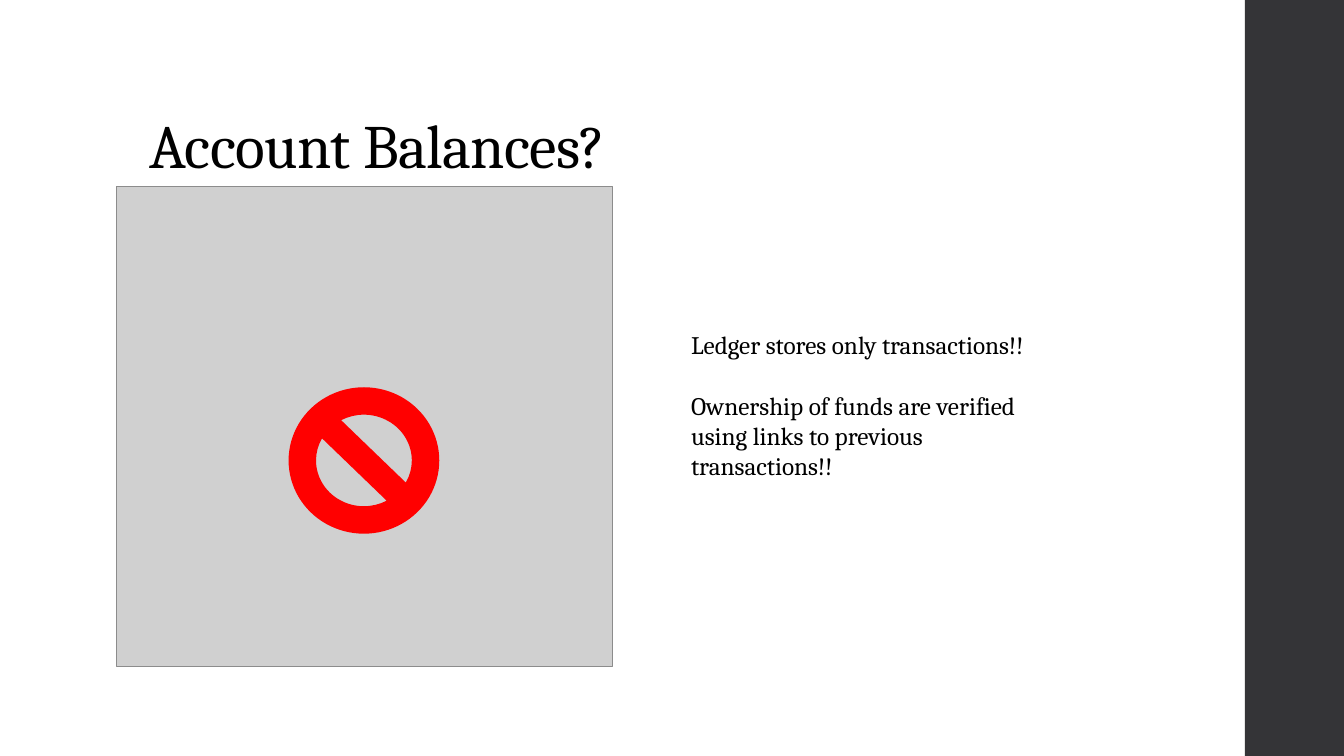
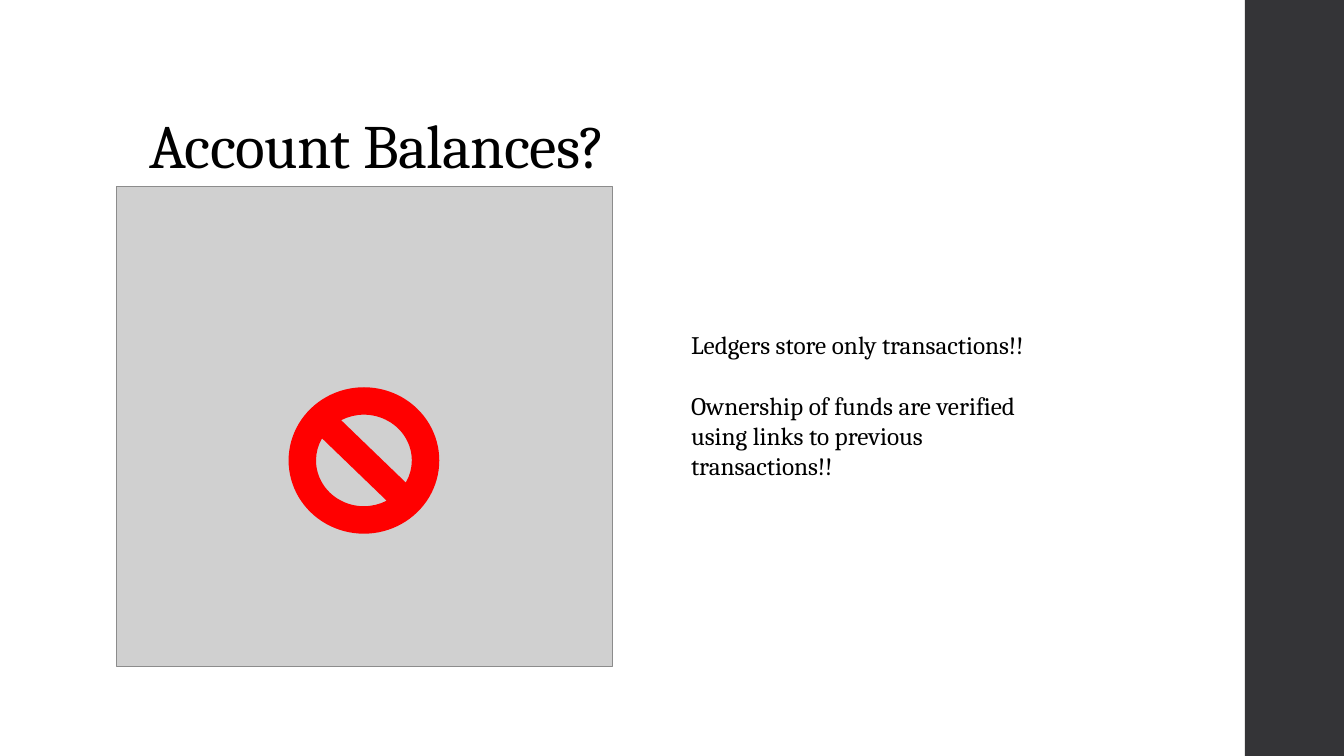
Before and after one commit to niravaga/CS-6650-BSDS-Assignment-3, a slide deck: slide 22 of BlockChain/BlockChain.pptx (slide 23 before the commit). Drawn at 1344x756 pixels with LibreOffice and Linux fonts; fonts in the diff are those of the drawing; grey boxes stand for pictures. Boxes give left, top, right and bottom in pixels: in the first picture for what was removed or moved away, otherwise in the second. Text is boxed around its words. In the diff, an @@ line names an element or a change of style, - is before the commit and + after.

```diff
--- a/BlockChain/BlockChain.pptx
+++ b/BlockChain/BlockChain.pptx
@@ text at (x1=691, y1=336, x2=1023, y2=360): text changed @@
-Ledger stores only transactions!!
+Ledgers store only transactions!!
```
Also in this commit, not shown: 12 other slides changed, 17 slides added, 9 slides removed.
